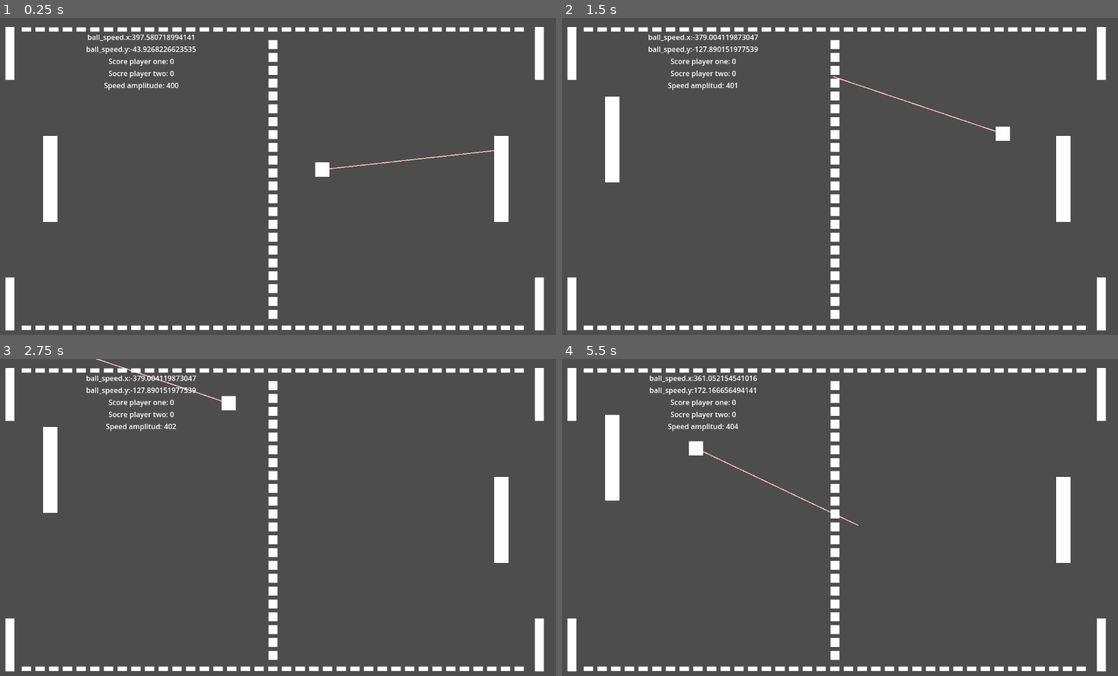
Above: before the commit, frames 1-4 (two rows, left to right).
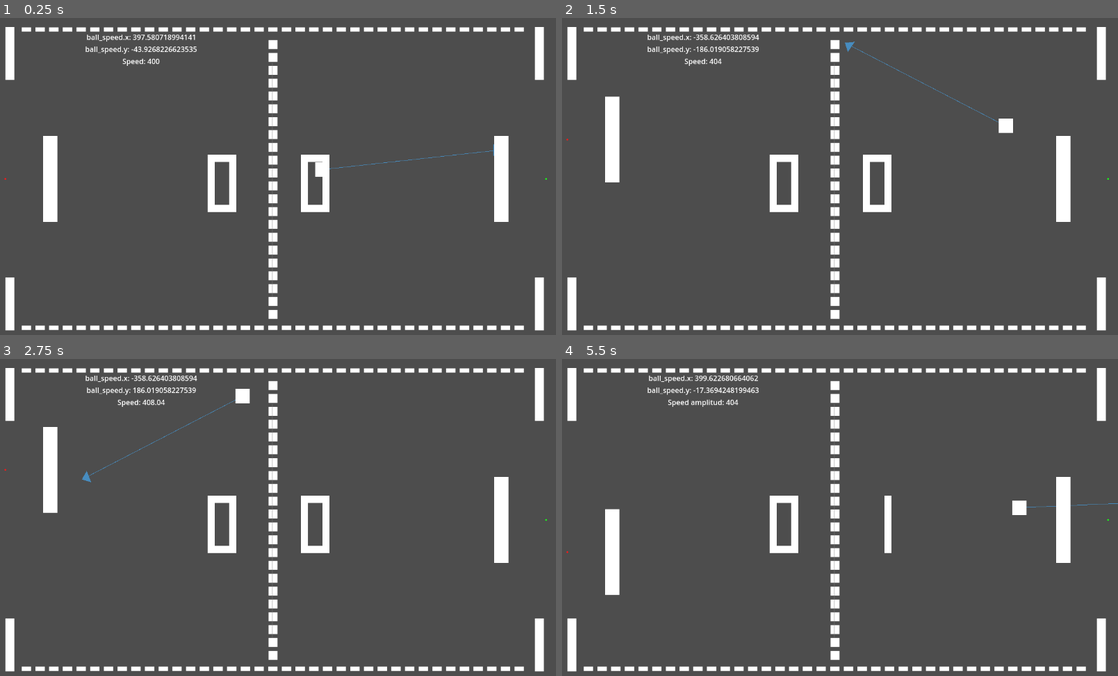
Above: after the commit, the same moments.

Repository: euribates/GodotLab
Game: Godot game, scene res://Main.tscn
The game is run twice, just before and just after one commit, with the same random seed, the same clock (stepped at 60 frames per second) and the same inputs.
Inputs:
- Up to frame 1 (0.25 s): no input
- Up to frame 2 (1.5 s): hold Q (player_one_up) 0.53-1.28 s; hold A (player_one_down) from 1.28 s (still down)
- Up to frame 3 (2.75 s): release A (player_one_down) at 2.03 s; hold Q (player_one_up) from 2.03 s (still down)
- Up to frame 4 (5.5 s): release Q (player_one_up) at 3.53 s; hold A (player_one_down) from 3.53 s (still down); tap Space (pause, bound only before the commit) at 4.15 s

The runs differ from the first frame. In frame 1, 2.1% of the frame differs, in the area x 0-99%, y 5-87%; in frame 2, 2.5%; in frame 3, 2.4%; in frame 4, 3.6%, in the area x 0-100%, y 5-87%.

Commit message:
Assets para asteroris y pong

Diff:
--- a/pong/Main.tscn
+++ b/pong/Main.tscn
@@ -1,10 +1,11 @@
-[gd_scene load_steps=11 format=3 uid="uid://ba7r6u2oee1bq"]
+[gd_scene load_steps=12 format=3 uid="uid://ba7r6u2oee1bq"]
 
 [ext_resource type="Texture2D" uid="uid://bvt6u604xub0h" path="res://ball.png" id="1_3f7ck"]
 [ext_resource type="Script" path="res://main.gd" id="1_pniiv"]
 [ext_resource type="Texture2D" uid="uid://chojxn872s2jb" path="res://pad.png" id="3_i8yi5"]
 [ext_resource type="Texture2D" uid="uid://bg2kst0eha0wn" path="res://background.png" id="4_cm0pq"]
 [ext_resource type="AudioStream" uid="uid://di1ioqaoi0iip" path="res://Sounds/pad-sound.mp3" id="5_fos0i"]
+[ext_resource type="FontFile" uid="uid://dgb0mv7yx4s2s" path="res://Fonts/pong-score-extended.ttf" id="6_gq888"]
 
 [sub_resource type="RectangleShape2D" id="RectangleShape2D_wkmcw"]
 size = Vector2(64, 64)
@@ -19,7 +20,7 @@
 size = Vector2(33.5, 192)
 
 [sub_resource type="RectangleShape2D" id="RectangleShape2D_fos0i"]
-size = Vector2(70, 138)
+size = Vector2(20.5, 102)
 
 [node name="Node2D" type="Node2D"]
 script = ExtResource("1_pniiv")
@@ -51,7 +52,7 @@
 collision_mask = 2
 
 [node name="RightShape" type="CollisionShape2D" parent="RightOut"]
-position = Vector2(1370, 352)
+position = Vector2(1449, 364)
 shape = SubResource("RectangleShape2D_rwuww")
 debug_color = Color(0.757742, 0.295798, 0.859254, 0.42)
 
@@ -106,17 +107,6 @@
 text = "ball_speed.y: 0"
 horizontal_alignment = 1
 
-[node name="lbl_score_player_one" type="Label" parent="GUI"]
-layout_mode = 2
-text = "Score player one: 0"
-horizontal_alignment = 1
-
-[node name="lbl_score_player_two" type="Label" parent="GUI"]
-layout_mode = 2
-text = "Socre player two: 0"
-horizontal_alignment = 1
-vertical_alignment = 1
-
 [node name="lbl_speed_amplitude" type="Label" parent="GUI"]
 layout_mode = 2
 text = "Speed amplitude: 400"
@@ -133,31 +123,54 @@
 collision_mask = 2
 
 [node name="TopLeftCorner" type="CollisionShape2D" parent="LeftCorners"]
-position = Vector2(-3.75, 70)
+position = Vector2(21, 89)
 shape = SubResource("RectangleShape2D_fos0i")
 
 [node name="BottomLeftCorner" type="CollisionShape2D" parent="LeftCorners"]
-position = Vector2(-4, 649)
+position = Vector2(21.75, 632)
 shape = SubResource("RectangleShape2D_fos0i")
 
 [node name="RightCorners" type="Area2D" parent="."]
 collision_mask = 2
 
 [node name="TopLeftCorner" type="CollisionShape2D" parent="RightCorners"]
-position = Vector2(1226, 69)
+position = Vector2(1202, 89)
 shape = SubResource("RectangleShape2D_fos0i")
 
 [node name="BottomLeftCorner" type="CollisionShape2D" parent="RightCorners"]
-position = Vector2(1226, 649)
+position = Vector2(1204, 635)
 shape = SubResource("RectangleShape2D_fos0i")
 
 [node name="Timer" type="Timer" parent="."]
 
+[node name="Scores" type="HBoxContainer" parent="."]
+offset_left = 237.0
+offset_top = 102.0
+offset_right = 978.0
+offset_bottom = 622.0
+alignment = 1
+
+[node name="ScorePlayerOne" type="Label" parent="Scores"]
+layout_mode = 2
+theme_override_fonts/font = ExtResource("6_gq888")
+theme_override_font_sizes/font_size = 80
+text = "0"
+
+[node name="VSeparator" type="VSeparator" parent="Scores"]
+custom_minimum_size = Vector2(120, 0)
+layout_mode = 2
+
+[node name="ScorePlayerTwo" type="Label" parent="Scores"]
+layout_mode = 2
+theme_override_fonts/font = ExtResource("6_gq888")
+theme_override_font_sizes/font_size = 80
+text = "0"
+
 [connection signal="area_entered" from="LeftOut" to="." method="_on_left_out_area_entered"]
 [connection signal="area_entered" from="RightOut" to="." method="_on_right_out_area_entered"]
 [connection signal="area_entered" from="VerticalLimit" to="." method="_on_vertical_exit"]
-[connection signal="area_entered" from="PlayerOne" to="." method="_on_pad_collision"]
-[connection signal="area_entered" from="PlayerTwo" to="." method="_on_pad_collision"]
+[connection signal="area_entered" from="PlayerOne" to="." method="_on_left_pad_collision"]
+[connection signal="area_entered" from="PlayerTwo" to="." method="_on_right_pad_collision"]
 [connection signal="area_entered" from="LeftCorners" to="." method="ball_bounce"]
 [connection signal="area_entered" from="RightCorners" to="." method="ball_bounce"]
 [connection signal="timeout" from="Timer" to="." method="inc_speed"]
--- a/pong/main.gd
+++ b/pong/main.gd
@@ -1,9 +1,11 @@
 extends Node2D
+
+const INITIAL_SPEED_AMPLITUDE: float = 400.0
+var debug: bool = true
 
 var score_player_one: int = 0
 var score_player_two: int = 0
-
-var speed_amplitude: float = 400.0
+var speed_amplitude: float = INITIAL_SPEED_AMPLITUDE
 var ball_speed: Vector2
 var pad_speed: int = 160
 
@@ -14,18 +16,18 @@
 	start_play()
 
 func start_play():
-	print('start_play')
 	ball.position = Vector2(620, 350)
+	speed_amplitude = INITIAL_SPEED_AMPLITUDE
 	ball_speed = Vector2(620, randf_range(-350, 350)).normalized() * speed_amplitude
 	$Timer.start(1)
 
 func update_scores(to_player_one: int = 0, to_player_two: int = 0):
 	if to_player_one > 0:
 		score_player_one += to_player_one
-		$GUI/lbl_score_player_one.text = 'Score player one: ' + str(score_player_one)
+		$Scores/ScorePlayerOne.text = str(score_player_one)
 	if to_player_two > 0:
 		score_player_two += to_player_two
-		$GUI/lbl_score_player_two.text = 'Score player two: ' + str(score_player_two)
+		$Scores/ScorePlayerTwo.text = str(score_player_two)
 
 # Called every frame. 'delta' is the elapsed time since the previous frame.
 func _process(delta: float) -> void:
@@ -38,32 +40,48 @@
 		$PlayerTwo.position.y -= pad_speed * delta
 	elif Input.is_action_pressed("player_two_down"):
 		$PlayerTwo.position.y += pad_speed * delta
+	if debug:
+		$GUI/ball_speed_x.text = 'ball_speed.x: ' + str(ball_speed.x)
+		$GUI/ball_speed_y.text = 'ball_speed.y: ' + str(ball_speed.y)
+		$GUI/lbl_speed_amplitude.text = 'Speed: ' + str(speed_amplitude)
 
-	$GUI/ball_speed_x.text = 'ball_speed.x:' + str(ball_speed.x)
-	$GUI/ball_speed_y.text = 'ball_speed.y:' + str(ball_speed.y)
-	if Input.is_action_pressed('pause'):
-		get_tree().paused = not get_tree().paused
+	if Input.is_action_pressed('debug'):
+		debug = not debug
+		$GUI.set_visible(debug)
+
 	queue_redraw()
 
 func _draw():
-	draw_line(
-		ball.position,
-		ball.position + ball_speed,
-		Color('#ffCCCC'),
-		2,
-		)
+	if debug:
+		draw_circle($PlayerTwo.position + Vector2(100, 0), 2, Color(.1, 1, .1))
+		draw_circle($PlayerOne.position + Vector2(-100, 0), 2, Color(1, .1, .1))
+		var arrow: Vector2 = ball.position + ball_speed
+		var orientation = ball_speed.normalized() * 22;
+		var head = [
+			ball.position + ball_speed,
+			ball.position + ball_speed - orientation.rotated(0.7854),
+			ball.position + ball_speed + orientation.rotated(2.562),
+			]
+		var godot_blue : Color = Color("478cbf")
+		# We pass the PackedVector2Array to draw the shape.1,5708
+		draw_polygon(head, [godot_blue])
+		draw_line(ball.position, arrow, godot_blue, 1)
 
-func _on_pad_collision(area: Area2D) -> void:
+func _on_right_pad_collision(area: Area2D) -> void:
 	$AudioPlayer.play()
-	ball_speed.x = -ball_speed.x
-	print("Antes:", ball_speed)
-	ball_speed = ball_speed.rotated(randf_range(-0.3, 0.3))
-	print("Después:", ball_speed)
+	ball_bounce()
+	var origin: Vector2 =  $PlayerTwo.position + Vector2(100, 0)
+	ball_speed = origin.direction_to(ball.position) * speed_amplitude
+
+
+func _on_left_pad_collision(area: Area2D) -> void:
+	$AudioPlayer.play()
+	ball_bounce()
+	var origin: Vector2 =  $PlayerOne.position + Vector2(-100, 0)
+	ball_speed = origin.direction_to(ball.position) * speed_amplitude
+
 
 func _on_vertical_exit(area: Area2D) -> void:
-	print("_on_vertical_exit", area)
-	print(area, area.name)
-	print("Colisión con la banda horizontal. Velocidad en y:", ball_speed.y)
 	ball_speed.y = -ball_speed.y
 	ball_speed.rotated(randf_range(-0.3, 0.3))
 
@@ -78,10 +96,10 @@
 	start_play()
 
 
-func ball_bounce(node: Node) -> void:
+func ball_bounce() -> void:
 	ball_speed.x = -ball_speed.x
 
 
 func inc_speed() -> void:
-	speed_amplitude += 1
+	speed_amplitude *= 1.01
 	$GUI/lbl_speed_amplitude.text = 'Speed amplitud: ' + str(speed_amplitude)
--- a/pong/project.godot
+++ b/pong/project.godot
@@ -45,7 +45,7 @@
 "events": [Object(InputEventKey,"resource_local_to_scene":false,"resource_name":"","device":-1,"window_id":0,"alt_press …(195 unchanged characters)…
 ]
 }
-pause={
+debug={
 "deadzone": 0.2,
 "events": [Object(InputEventKey,"resource_local_to_scene":false,"resource_name":"","device":-1,"window_id":0,"alt_press …(191 unchanged characters)…
 ]
Binary file added: pong/Fonts/pong-score-extended.ttf
Not shown, added: pong/Fonts/pong-score-extended.ttf.import
Not shown, added: README.md
Not shown, added: assests/asteroids/fire.png
Not shown, added: assests/asteroids/fire.xcf
Not shown, added: assests/pong/pong-score-extended.ttf
Not shown, added: assests/pong/pong-score-extended.zip
